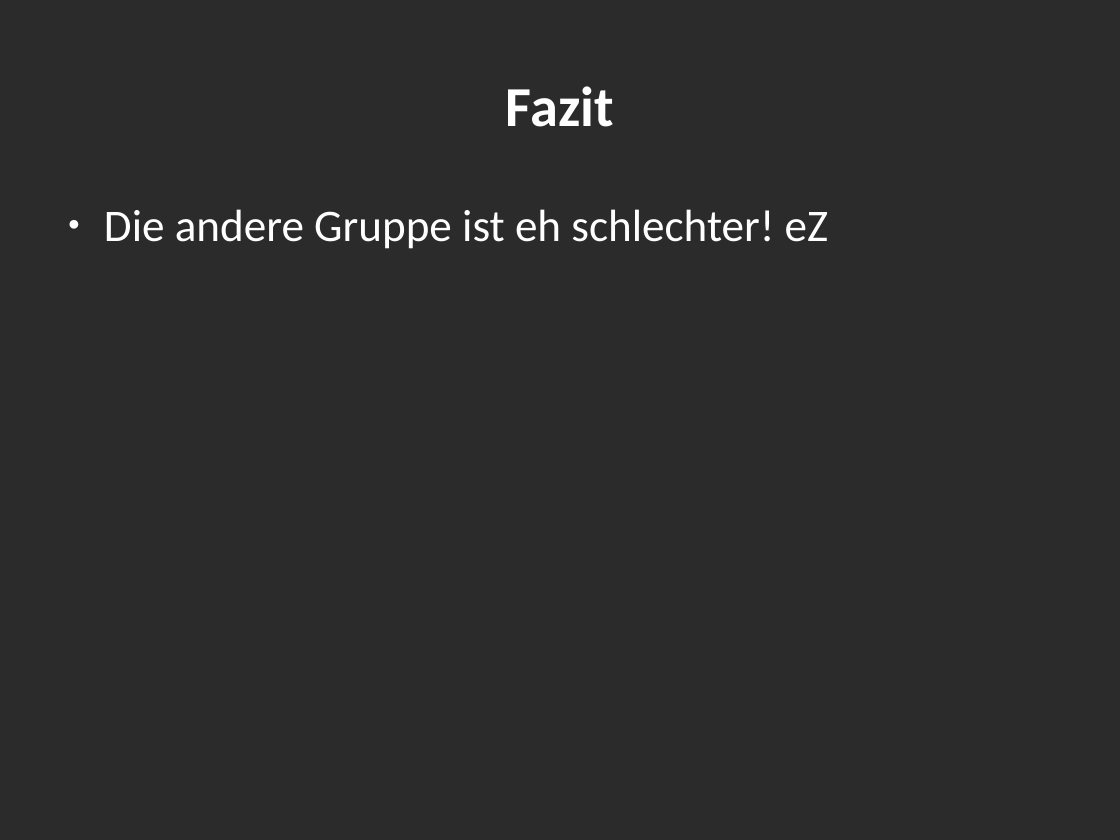
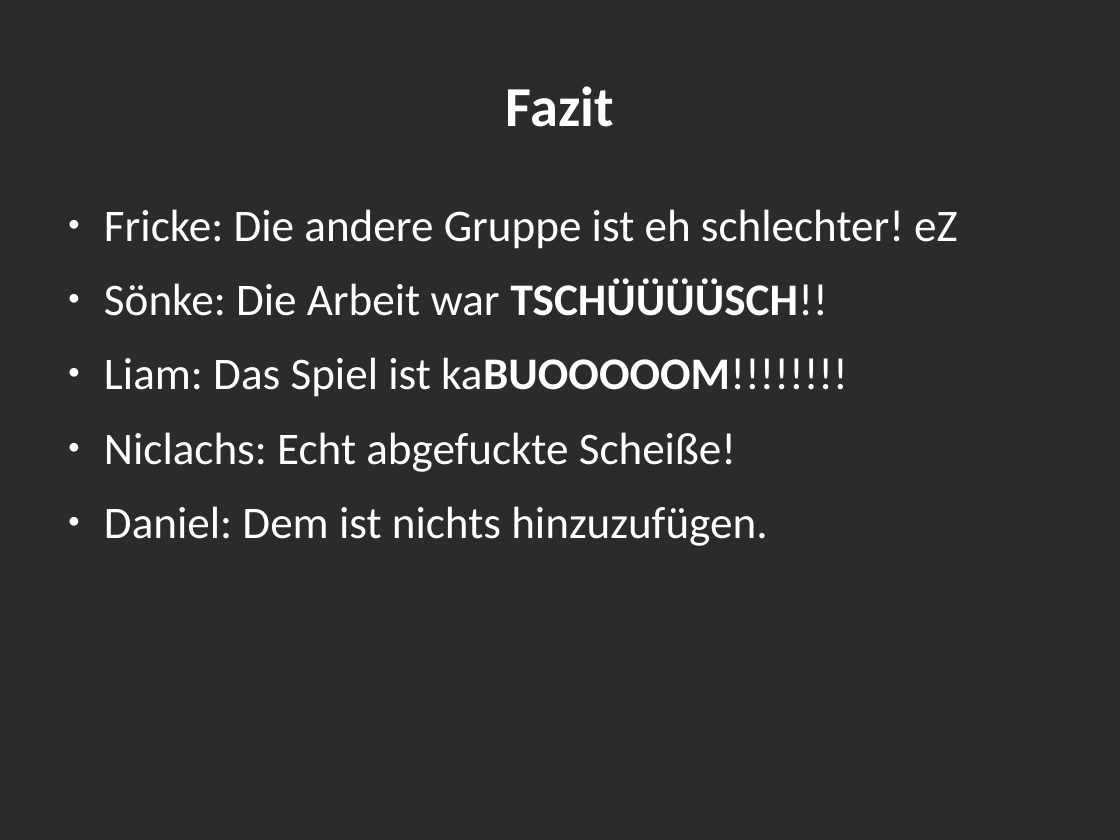
Before and after one commit to Leo1998/Kabuom, a slide deck: slide 12 of projektpräsentation.odp (slide 7 before the commit). Drawn at 1120x840 pixels with LibreOffice and Linux fonts; fonts in the diff are those of the drawing; background and template pictures are left out; a plain dark background stands for a picture behind light text. Boxes give left, top, right and bottom in pixels: in the first picture for what was removed or moved away, otherwise in the second. Text is boxed around its words. In the diff, an @@ line names an element or a change of style, - is before the commit and + after.

```diff
--- a/projektpräsentation.odp
+++ b/projektpräsentation.odp
@@ text at (104, 209, 958, 546): text changed @@
-● Die andere Gruppe ist eh schlechter! eZ
+● Fricke: Die andere Gruppe ist eh schlechter! eZ
+● Sönke: Die Arbeit war TSCHÜÜÜÜSCH!!
+● Liam: Das Spiel ist kaBUOOOOOM!!!!!!!!
+● Niclachs: Echt abgefuckte Scheiße!
+● Daniel: Dem ist nichts hinzuzufügen.
```
Also in this commit, not shown: 2 other slides changed, 8 slides added, 3 slides removed, 5 other files.
